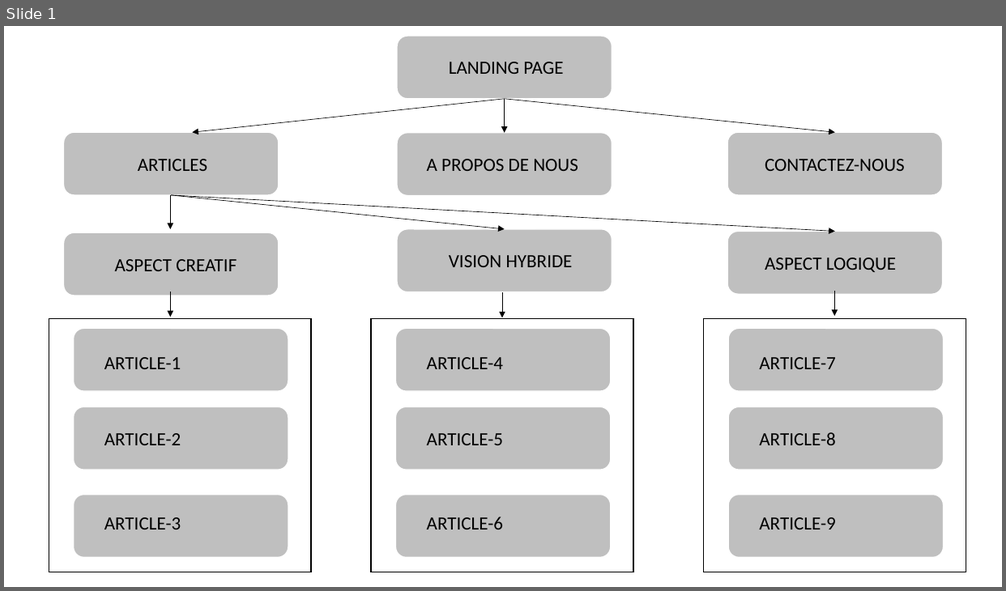
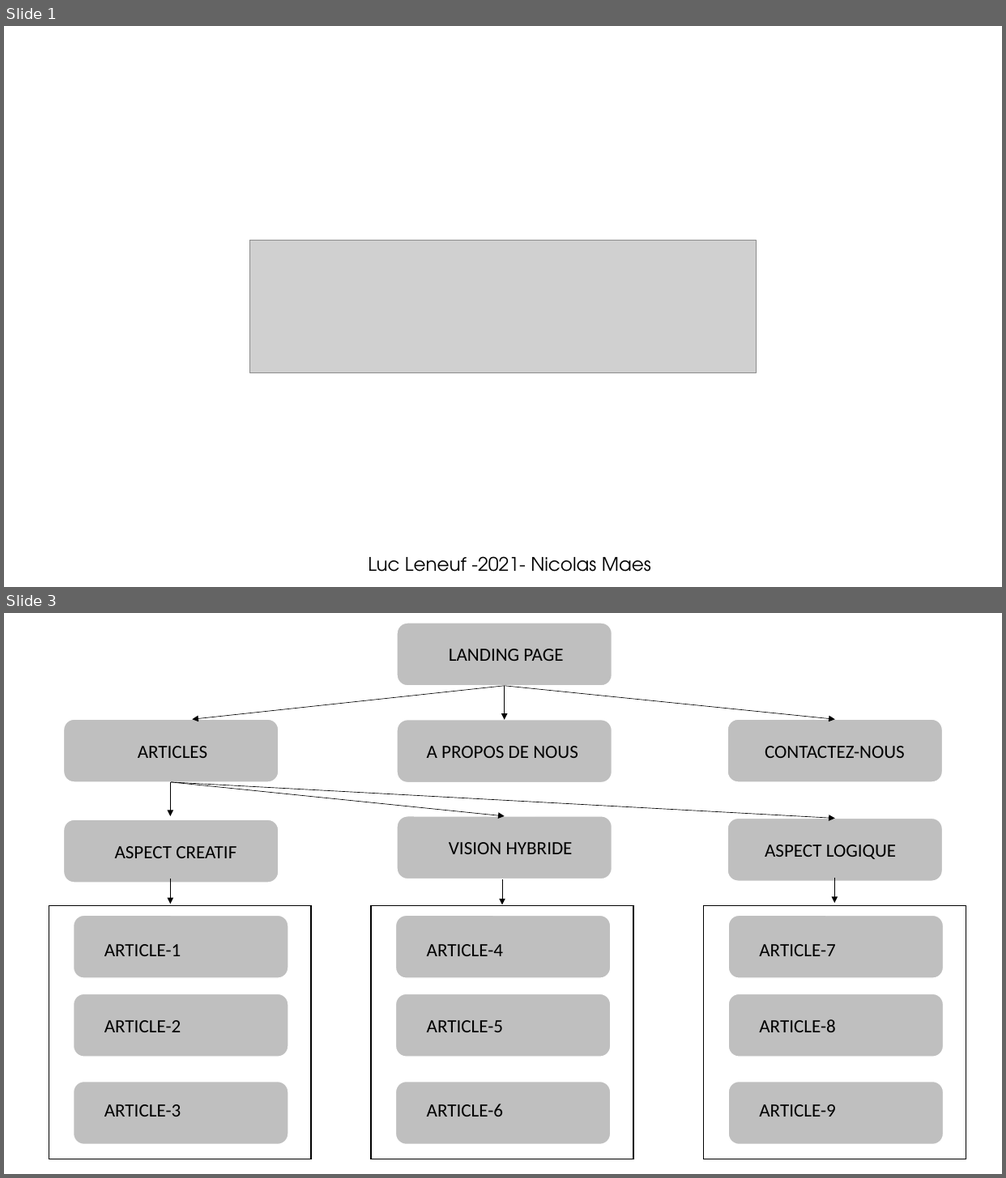
Before and after one commit to Nicolasmaes/unseen, a slide deck: dossier de conception.pptx. Shown one above the other, each under a label of ours: slide 1 before the commit, slides 1 and 3 after it; the slides between them are not shown. The pictures are 1006x591 and 1006x1178 pixels, drawn with LibreOffice and Linux fonts; fonts in the diff are those of the drawing; grey boxes stand for pictures. Boxes give left, top, right and bottom in pixels: in the first picture for what was removed or moved away, otherwise in the second. Text is boxed around its words. In the diff, an @@ line names an element or a change of style, - is before the commit and + after.

```diff
--- a/dossier de conception.pptx
+++ b/dossier de conception.pptx
@@ slide 1 added at (4,26,1002,587), background #FFFFFF @@
@@ picture added at (249,240,756,373) @@
@@ text added at (368,557,651,572), 18 pt, text #000000 @@
+Luc Leneuf -2021- Nicolas Maes
@@ what was slide 1 is now slide 3 @@
```
Also in this commit, not shown: 1 other slide added, 12 other files.
